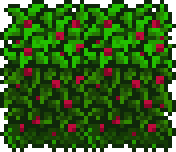
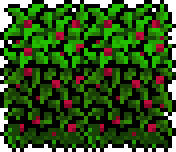
Layer changes from the first w=176, h=152 image to the second:
removed layer "Pasted Layer" over [0, 0, 176, 152]
painted on "Background" over [0, 0, 176, 152]
